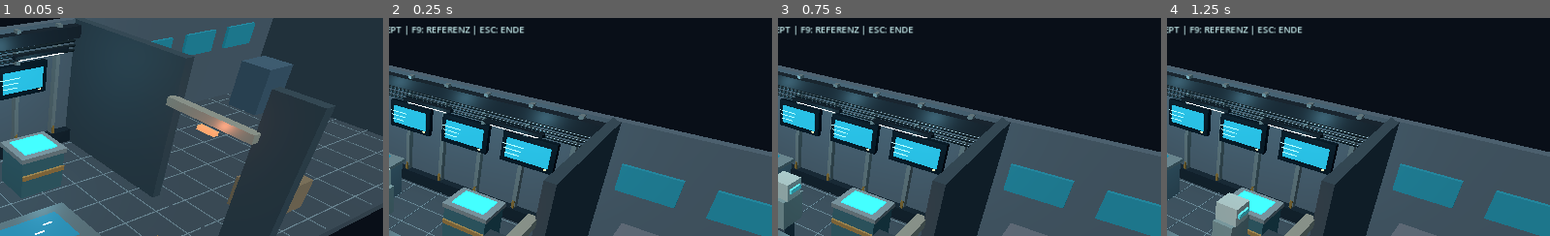
Above: before the commit, frames 1-4 (left to right).
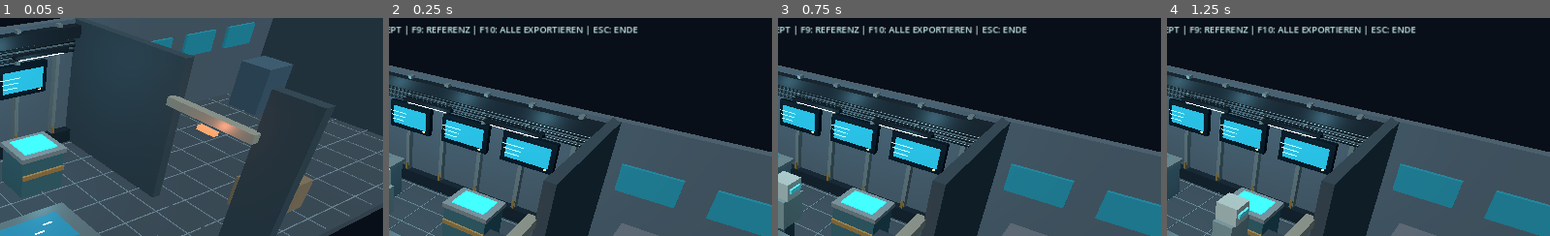
Above: after the commit, the same moments.

Repository: mihnenfeld/Project-Alien-Crisis
Game: Godot game, scene res://scenes/demo_template.tscn
The game is run twice, just before and just after one commit, with the same random seed, the same clock (stepped at 60 frames per second) and the same inputs. This scene is started directly instead of the project's main scene.
Inputs (mouse positions are % of the whole screen's width and height, from its top left):
- Up to frame 1 (0.05 s): no input
- Up to frame 2 (0.25 s): no input
- Up to frame 3 (0.75 s): tap Enter at 0.5 s; move the mouse to (72, 45) at 0.52 s; hold D (move_right) from 0.53 s (still down); tap E (interact) at 0.6 s
- Up to frame 4 (1.25 s): keep holding D (move_right)
The pictures show only the part of the screen within x 50-100%, y 7-57%; the shares and areas given below are measured in that part.

Frame 1 is identical in both runs. In frame 2, 0.9% of the frame differs, in the area x 24-66%, y 3-8%; in frame 3, 0.9%; in frame 4, 0.9%.

Commit message:
Add repeatable per-camera prerender export cache and F10 rebake command

Diff:
--- a/scripts/demo_template.gd
+++ b/scripts/demo_template.gd
@@ -19,6 +19,7 @@
 var view_label: Label
 var capture_preview: TextureRect
 var preview_visible := false
+const EXPORT_DIR := "user://prerenders/commanddeck/"
 var concept_mode := false
 var concept_texture: Texture2D
 const CONCEPT_PATH := "res://assets/backgrounds/commanddeck_concept.png"
@@ -51,7 +52,7 @@
     var ui := CanvasLayer.new()
     add_child(ui)
     heading = _label(ui,Vector2(26,21),"ALIEN CRISIS / KOMMANDODECK 2.4",24)
-    _label(ui,Vector2(27,56),"WASD / SHIFT | KAMERA AUTOMATISCH | F6: RENDER/3D | F7: VORSCHAU | F8: KONZEPT | F9: REFERENZ | ESC: ENDE",15)
+    _label(ui,Vector2(27,56),"WASD / SHIFT | KAMERA AUTOMATISCH | F6: RENDER/3D | F7: VORSCHAU | F8: KONZEPT | F9: REFERENZ | F10: ALLE EXPORTIEREN | ESC: ENDE",15)
     message = _label(ui,Vector2(28,682),"BEIDE RAEUME BESTEHEN DAUERHAFT. DURCHGANG RECHTS HINTEN.",15)
     view_label = _label(ui,Vector2(27,87),"F6: RENDERBILD EIN/AUS  |  ERSTER TEST: 3D-SZENE ALS EXAKTE KULISSE",14)
     capture_preview = TextureRect.new()
@@ -64,7 +65,9 @@
     concept_texture = _load_concept()
     _update_camera(true)
     _prepare_backdrop()
-    _bake_camera_views.call_deferred()
+    _load_render_exports()
+    if baked_views.is_empty():
+        _bake_camera_views.call_deferred()
 
 func _label(root: Node,pos: Vector2,value: String,size: int) -> Label:
     var label_node := Label.new()
@@ -199,6 +202,7 @@
         var snapshot := get_viewport().get_texture().get_image()
         if snapshot != null and not snapshot.is_empty() and _has_rendered_content(snapshot):
             baked_views[slot] = ImageTexture.create_from_image(snapshot)
+            _save_export(snapshot, slot)
         else:
             push_warning("Kamera %d: Hauptviewport-Capture leer." % (slot + 1))
     camera.global_transform = original_pose
@@ -209,6 +213,26 @@
     _update_preview()
     if render_mode:
         _show_baked_view()
+
+func _save_export(img: Image, slot: int) -> void:
+    DirAccess.make_dir_recursive_absolute(ProjectSettings.globalize_path(EXPORT_DIR))
+    var target := EXPORT_DIR + "camera_%02d_bg.png" % (slot + 1)
+    var result := img.save_png(target)
+    if result != OK:
+        push_warning("Render export failed: " + error_string(result))
+    else:
+        print("Render saved: " + ProjectSettings.globalize_path(target))
+
+func _load_render_exports() -> void:
+    for slot in range(3):
+        var path := EXPORT_DIR + "camera_%02d_bg.png" % (slot + 1)
+        if not FileAccess.file_exists(path):
+            continue
+        var img := Image.new()
+        if img.load(path) == OK and _has_rendered_content(img):
+            baked_views[slot] = ImageTexture.create_from_image(img)
+    if not baked_views.is_empty():
+        print("Loaded %d cached camera renders from %s" % [baked_views.size(), ProjectSettings.globalize_path(EXPORT_DIR)])
 
 func _update_preview() -> void:
     if capture_preview == null:
@@ -352,6 +376,8 @@
         _apply_concept()
     elif event.keycode == KEY_F9:
         _export_camera_reference()
+    elif event.keycode == KEY_F10:
+        _bake_camera_views.call_deferred()
     elif event.keycode == KEY_F6:
         if concept_mode:
             concept_mode = false
